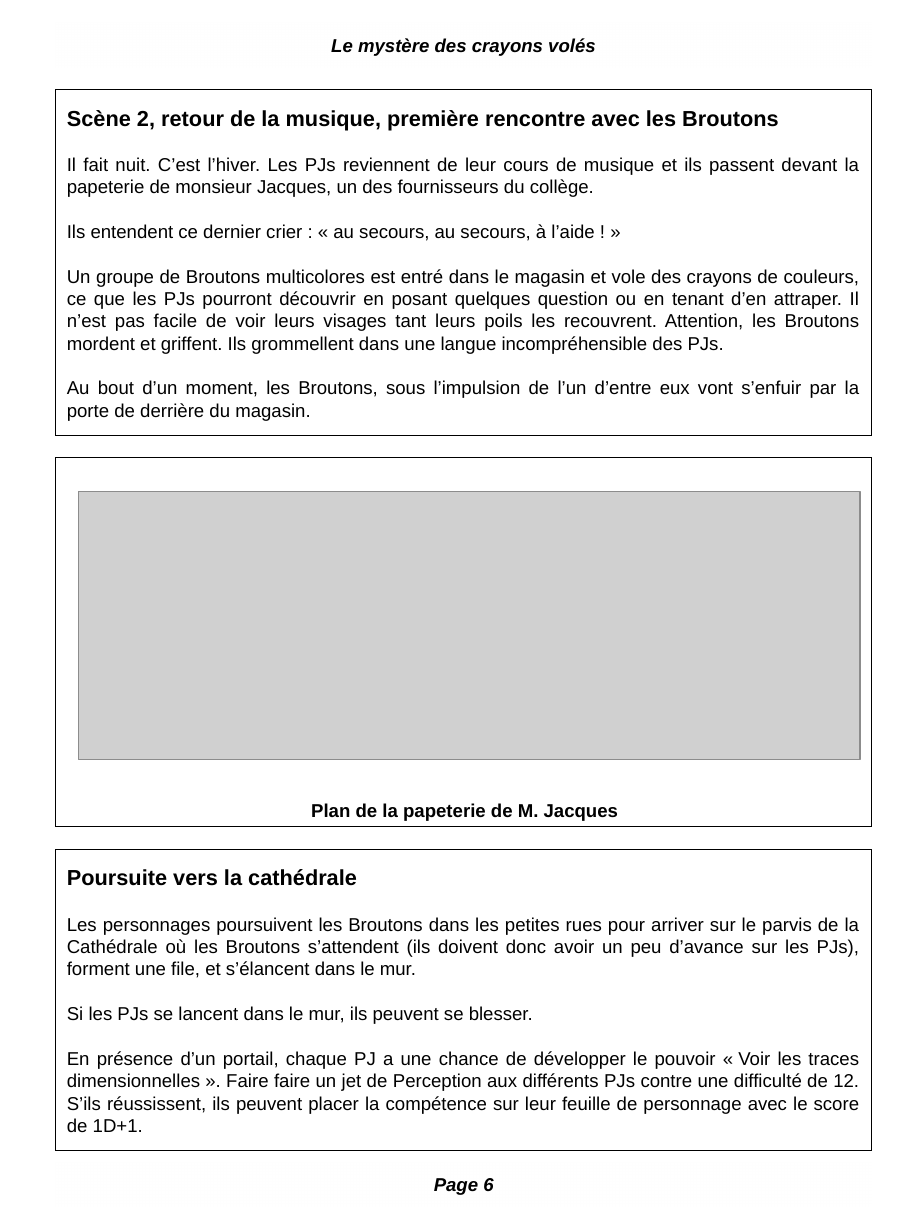
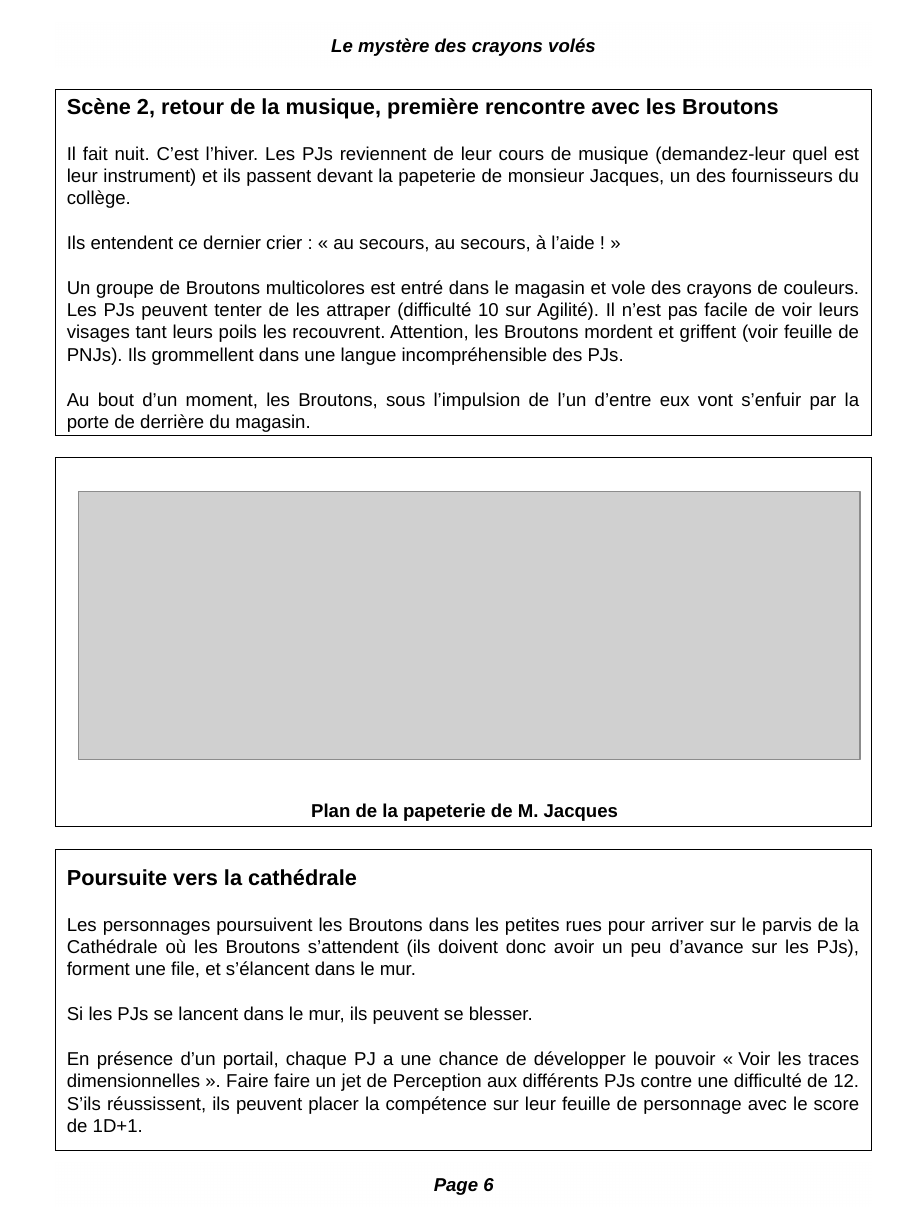
Before and after one commit to orey/D6-Dimensions, a slide deck: slide 6 of Le mystère des crayons volés/Le mystère des crayons volés.odp. Drawn at 924x1232 pixels with LibreOffice and Linux fonts; fonts in the diff are those of the drawing; grey boxes stand for pictures; background and template pictures are left out. Boxes give left, top, right and bottom in pixels: in the first picture for what was removed or moved away, otherwise in the second. Text is boxed around its words. In the diff, an @@ line names an element or a change of style, - is before the commit and + after.

```diff
--- a/Le mystère des crayons volés/Le mystère des crayons volés.odp
+++ b/Le mystère des crayons volés/Le mystère des crayons volés.odp
@@ text in rectangle at (67,146,859,208): text changed @@
-Il fait nuit. C’est l’hiver. Les PJs reviennent de leur cours de musique et ils passent devant la papeterie de monsieur Jacques, un des fournisseurs du collège.
+Il fait nuit. C’est l’hiver. Les PJs reviennent de leur cours de musique (demandez-leur quel est leur instrument) et ils passent devant la papeterie de monsieur Jacques, un des fournisseurs du collège.
@@ text in rectangle at (67,280,859,365): text changed @@
-Un groupe de Broutons multicolores est entré dans le magasin et vole des crayons de couleurs, ce que les PJs pourront découvrir en posant quelques question ou en tenant d’en attraper. Il n’est pas facile de voir leurs visages tant leurs poils les recouvrent. Attention, les Broutons mordent et griffent. Ils grommellent dans une langue incompréhensible des PJs.
+Un groupe de Broutons multicolores est entré dans le magasin et vole des crayons de couleurs. Les PJs peuvent tenter de les attraper (difficulté 10 sur Agilité). Il n’est pas facile de voir leurs visages tant leurs poils les recouvrent. Attention, les Broutons mordent et griffent (voir feuille de PNJs). Ils grommellent dans une langue incompréhensible des PJs.
```
Also in this commit, not shown: 4 other slides changed, 2 slides added, 1 other file.
